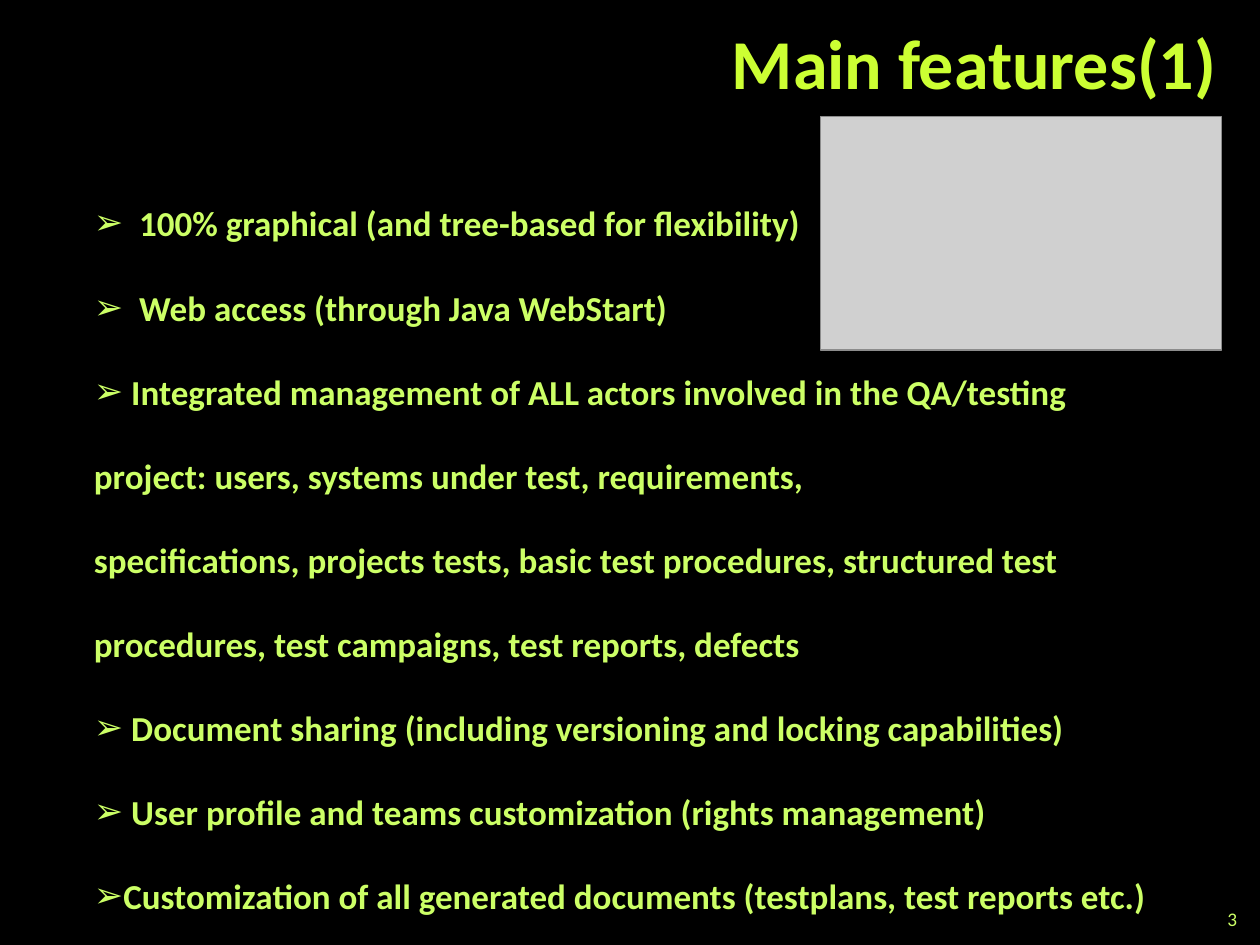
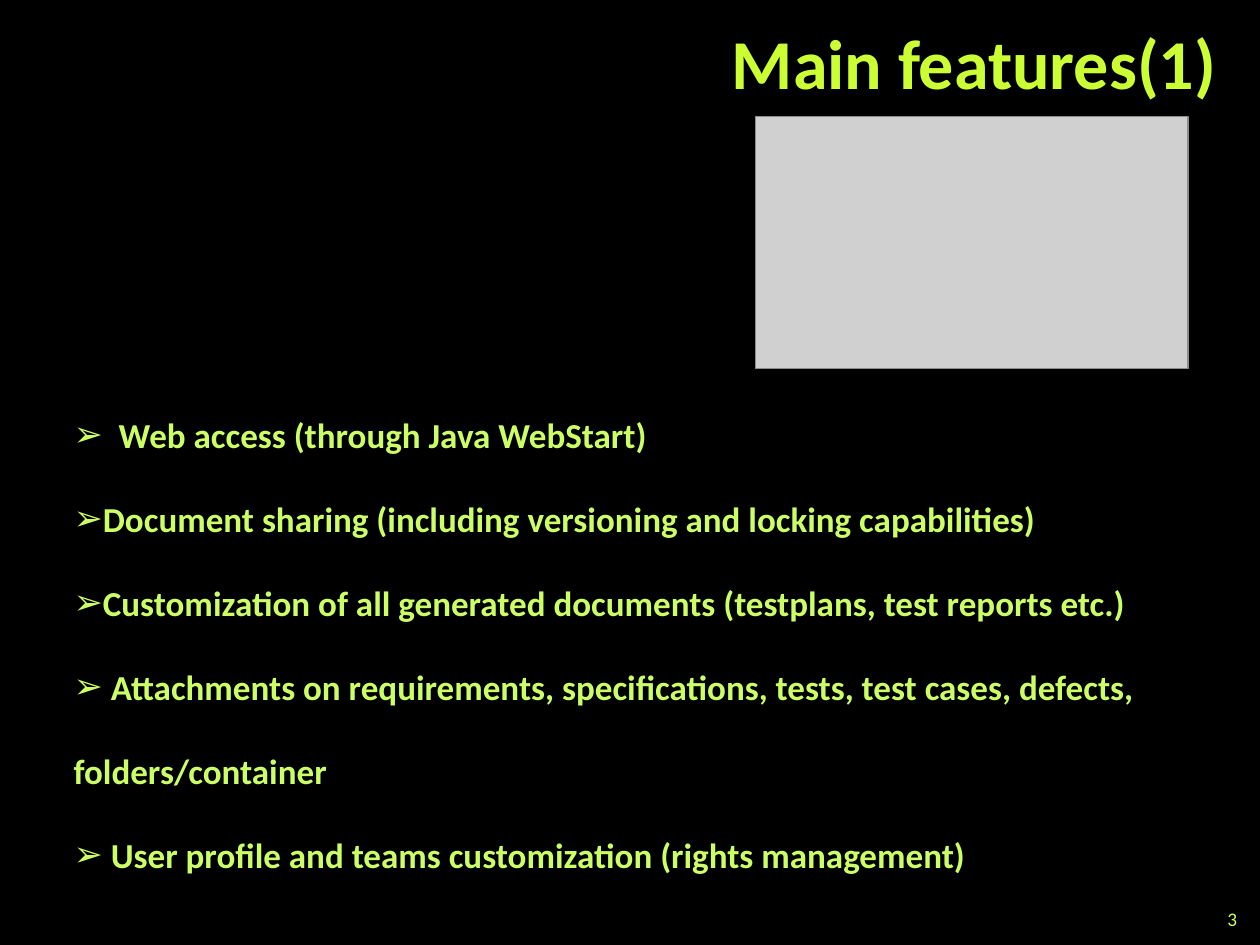
Before and after one commit to eandmir/TeamStarofSierraLeone, a slide deck: slide 3 of XStudio Test management tool.pptx. Drawn at 1260x945 pixels with LibreOffice and Linux fonts; fonts in the diff are those of the drawing; grey boxes stand for pictures; background and template pictures are left out. Boxes give left, top, right and bottom in pixels: in the first picture for what was removed or moved away, otherwise in the second. Text is boxed around its words. In the diff, an @@ line names an element or a change of style, - is before the commit and + after.

```diff
--- a/XStudio Test management tool.pptx
+++ b/XStudio Test management tool.pptx
@@ picture: place and size @@
-picture at (820,117,1221,350)
+picture at (756,117,1188,369)
@@ text at (139,210,800,242): paragraph removed @@
-➢ 100% graphical (and tree-based for flexibility)
@@ text "Web access (through Java WebStart)": place and size @@
-text "Web access (through Java WebStart)" at (94,210,1145,915)
+text "Web access (through Java WebStart)" at (74,422,1133,874)
@@ text at (94,380,1066,663): paragraph removed @@
-➢ Integrated management of ALL actors involved in the QA/testing project: users, systems under test, requirements, specifications, projects tests, basic test procedures, structured test procedures, test campaigns, test reports, defects
@@ text at (74,590,1133,786): paragraphs added @@
+➢ Customization of all generated documents (testplans, test reports etc.)
+➢ Attachments on requirements, specifications, tests, test cases, defects, folders/container
@@ text at (123,883,1145,915): paragraph removed @@
-➢ Customization of all generated documents (testplans, test reports etc.)
```
Also in this commit, not shown: 2 other slides changed.
